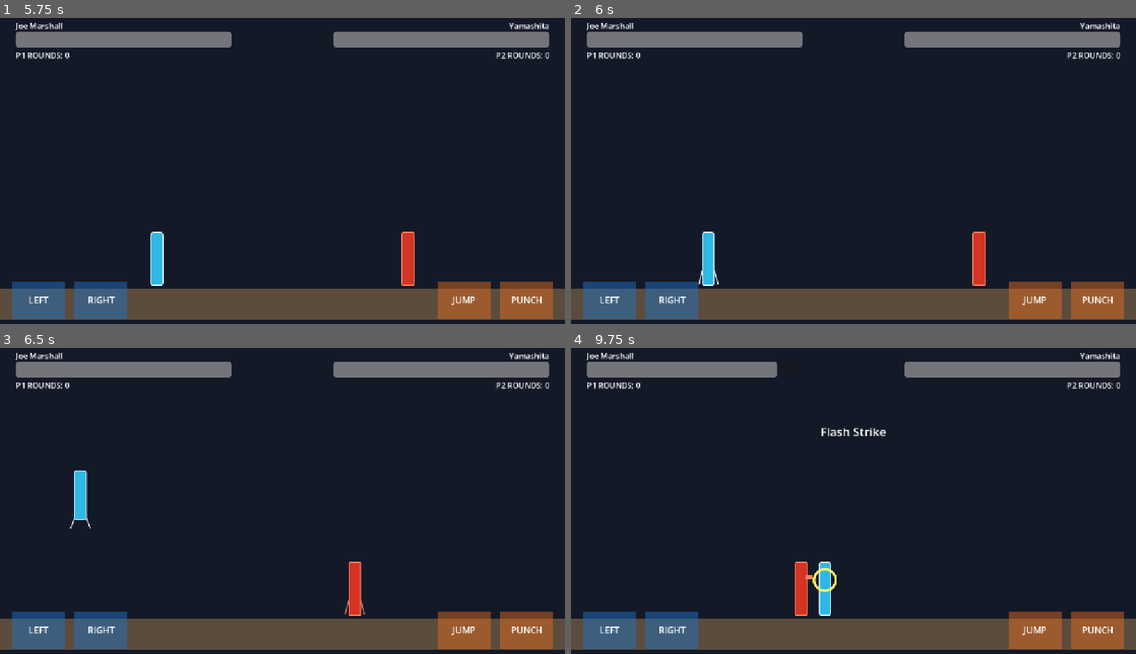
Above: before the commit, frames 1-4 (two rows, left to right).
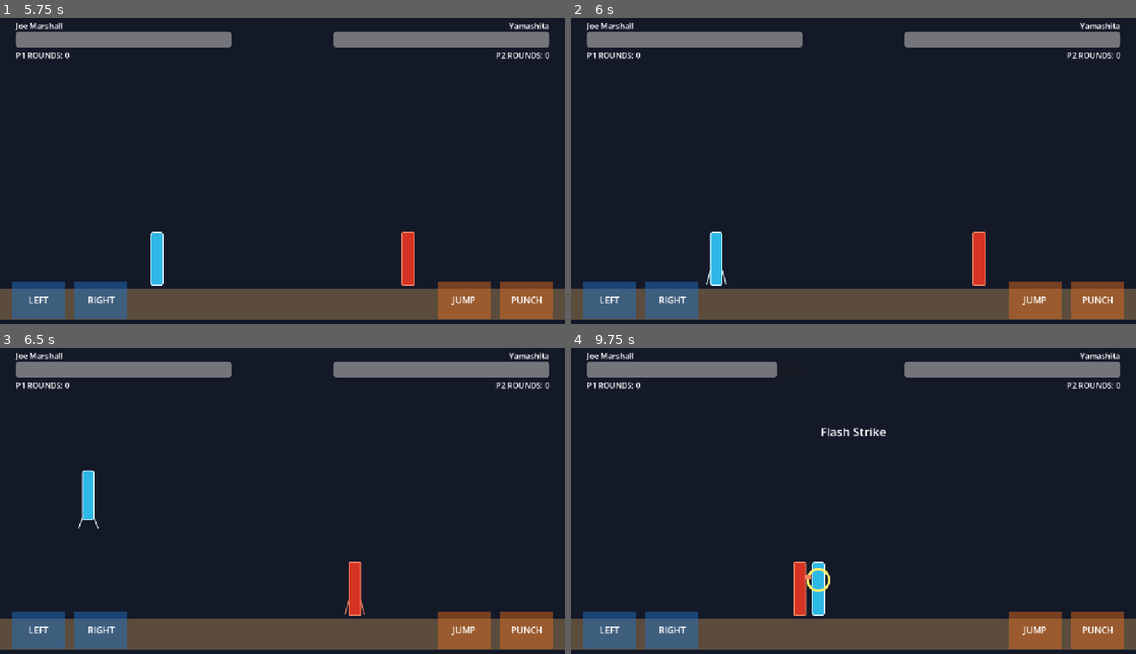
Above: after the commit, the same moments.

Repository: NZach44/Samurai-cop
Game: Godot game, scene res://scenes/arenas/test_arena.tscn
The game is run twice, just before and just after one commit, with the same random seed, the same clock (stepped at 60 frames per second) and the same inputs.
Inputs:
- Up to frame 1 (5.75 s): hold D (p1_right) 0.53-2.03 s; tap H (p1_block) at 0.6, 1.35, 2.3, 3.05, 3.8, 4.55, 5.3 s; tap W (p1_jump) at 0.77, 1.52, 3.02, 3.77, 4.52 s; tap Enter at 1.25, 2.75, 4.25 s; tap Space at 2, 3.5, 5 s; hold A (p1_left) 2.03-2.78 s; tap S (p1_crouch) at 2.1 s; hold D (p1_right) 2.78-4.28 s; tap G (p1_kick) at 2.85 s; tap F (p1_punch) at 3.6 s; hold A (p1_left) 4.28-5.03 s; tap Q (p1_special_1) at 4.35 s; hold D (p1_right) from 5.03 s (still down); tap E (p1_special_2) at 5.1 s
- Up to frame 2 (6 s): release D (p1_right) at 5.78 s; hold A (p1_left) from 5.78 s (still down); tap H (p1_block) at 5.85 s
- Up to frame 3 (6.5 s): keep holding A (p1_left); tap W (p1_jump) at 6.02 s
- Up to frame 4 (9.75 s): tap H (p1_block) at 6.6, 7.55, 8.3, 9.05 s; tap W (p1_jump) at 6.77, 7.52, 9.02 s; release A (p1_left) at 7.28 s; hold D (p1_right) 7.28-9.53 s; tap S (p1_crouch) at 7.35 s; tap G (p1_kick) at 8.1 s; tap F (p1_punch) at 8.85 s; hold A (p1_left) from 9.53 s (still down); tap Q (p1_special_1) at 9.6 s

Frame 1 is identical in both runs. In frame 2, 0.6% of the frame differs, in the area x 22-28%, y 69-88%; in frame 3, 0.6%; in frame 4, 0.7%, in the area x 39-47%, y 69-88%.

Commit message:
Milestone 12G

Diff:
--- a/assets/characters/joe_marshall/joe_marshall_frames.tres
+++ b/assets/characters/joe_marshall/joe_marshall_frames.tres
@@ -42,8 +42,17 @@
 atlas = ExtResource("1_sheet")
 region = Rect2(432, 0, 48, 128)
 
+[sub_resource type="AtlasTexture" id="AtlasTexture_block"]
+atlas = ExtResource("1_sheet")
+region = Rect2(480, 0, 48, 128)
+
 [resource]
 animations = [{
+"frames": [{"duration": 1.0, "texture": SubResource("AtlasTexture_block")}],
+"loop": true,
+"name": &"block",
+"speed": 5.0
+}, {
 "frames": [{"duration": 1.0, "texture": SubResource("AtlasTexture_crouch")}],
 "loop": true,
 "name": &"crouch",
--- a/assets/characters/joe_marshall/placeholder_sheet.svg
+++ b/assets/characters/joe_marshall/placeholder_sheet.svg
@@ -1,4 +1,4 @@
-<svg xmlns="http://www.w3.org/2000/svg" width="480" height="128" viewBox="0 0 480 128">
+<svg xmlns="http://www.w3.org/2000/svg" width="528" height="128" viewBox="0 0 528 128">
   <g fill="#2eb8e6" stroke="#e8fbff" stroke-width="2">
     <rect x="12" y="14" width="24" height="108" rx="5"/>
     <rect x="56" y="14" width="24" height="108" rx="5"/><path d="M56 90 49 120M80 90 88 120"/>
@@ -10,5 +10,6 @@
     <rect x="340" y="91" width="40" height="24" rx="5"/>
     <rect x="396" y="14" width="24" height="108" rx="5"/><path d="M418 78 431 68" stroke-width="9"/>
     <rect x="444" y="58" width="24" height="64" rx="5"/>
+    <rect x="492" y="14" width="24" height="108" rx="5"/><path d="M516 38v54M516 48l11 9M516 82l11-9" stroke-width="7"/>
   </g>
 </svg>
--- a/assets/characters/yamashita/placeholder_sheet.svg
+++ b/assets/characters/yamashita/placeholder_sheet.svg
@@ -1,4 +1,4 @@
-<svg xmlns="http://www.w3.org/2000/svg" width="480" height="128" viewBox="0 0 480 128">
+<svg xmlns="http://www.w3.org/2000/svg" width="528" height="128" viewBox="0 0 528 128">
   <g fill="#e05d4f" stroke="#fff0dc" stroke-width="2">
     <rect x="12" y="14" width="24" height="108" rx="2"/>
     <rect x="56" y="14" width="24" height="108" rx="2"/><path d="M56 90 49 120M80 90 88 120"/>
@@ -10,5 +10,6 @@
     <rect x="340" y="91" width="40" height="24" rx="2"/>
     <rect x="396" y="14" width="24" height="108" rx="2"/><path d="M418 78 431 68" stroke-width="9"/>
     <rect x="444" y="58" width="24" height="64" rx="2"/>
+    <rect x="492" y="14" width="24" height="108" rx="2"/><path d="M516 38v54M516 48l11 9M516 82l11-9" stroke-width="7"/>
   </g>
 </svg>
--- a/assets/characters/yamashita/yamashita_frames.tres
+++ b/assets/characters/yamashita/yamashita_frames.tres
@@ -42,8 +42,17 @@
 atlas = ExtResource("1_sheet")
 region = Rect2(432, 0, 48, 128)
 
+[sub_resource type="AtlasTexture" id="AtlasTexture_block"]
+atlas = ExtResource("1_sheet")
+region = Rect2(480, 0, 48, 128)
+
 [resource]
 animations = [{
+"frames": [{"duration": 1.0, "texture": SubResource("AtlasTexture_block")}],
+"loop": true,
+"name": &"block",
+"speed": 5.0
+}, {
 "frames": [{"duration": 1.0, "texture": SubResource("AtlasTexture_crouch")}],
 "loop": true,
 "name": &"crouch",
--- a/scenes/arenas/test_arena.tscn
+++ b/scenes/arenas/test_arena.tscn
@@ -55,6 +55,7 @@
 left_action = &"p2_left"
 right_action = &"p2_right"
 jump_action = &"p2_jump"
+block_action = &"p2_block"
 punch_action = &"p2_punch"
 kick_action = &"p2_kick"
 opponent = NodePath("../Fighter1")
--- a/scripts/fighters/fighter.gd
+++ b/scripts/fighters/fighter.gd
@@ -28,6 +28,7 @@
 const ANIMATION_WALK: StringName = &"walk"
 const ANIMATION_JUMP: StringName = &"jump"
 const ANIMATION_CROUCH: StringName = &"crouch"
+const ANIMATION_BLOCK: StringName = &"block"
 const ANIMATION_PUNCH: StringName = &"punch"
 const ANIMATION_KICK: StringName = &"kick"
 const ANIMATION_HURT: StringName = &"hurt"
@@ -47,6 +48,7 @@
 @export var right_action: StringName = &"p1_right"
 @export var jump_action: StringName = &"p1_jump"
 @export var crouch_action: StringName = &"p1_crouch"
+@export var block_action: StringName = &"p1_block"
 @export var punch_action: StringName = &"p1_punch"
 @export var kick_action: StringName = &"p1_kick"
 @export var special_1_action: StringName = &"p1_special_1"
@@ -66,6 +68,9 @@
 @export var kick_hitbox_height: float = 40.0
 @export var kick_hitbox_offset_x: float = 58.0
 @export var crouch_hurtbox_height: float = 72.0
+@export_range(0.0, 1.0, 0.05) var blocked_damage_multiplier: float = 0.20
+@export var block_stun_duration: float = 0.16
+@export_range(0.0, 1.0, 0.05) var block_knockback_multiplier: float = 0.40
 
 @onready var visuals: Node2D = $Visuals
 @onready var animated_sprite: AnimatedSprite2D = $Visuals/AnimatedSprite2D
@@ -95,6 +100,9 @@
 var punch_attack: NormalAttackData
 var kick_attack: NormalAttackData
 var is_crouching: bool = false
+var is_blocking: bool = false
+var is_in_block_stun: bool = false
+var block_stun_time_remaining: float = 0.0
 var standing_hurtbox_size: Vector2
 var standing_hurtbox_position: Vector2
 
@@ -122,6 +130,8 @@
 			velocity.x = 0.0
 	elif is_in_hit_stun:
 		_update_hit_stun(delta)
+	elif is_in_block_stun:
+		_update_block_stun(delta)
 	elif controls_enabled:
 		_handle_control_input(delta)
 	else:
@@ -144,6 +154,7 @@
 			Input.get_axis(left_action, right_action),
 			Input.is_action_just_pressed(jump_action),
 			Input.is_action_pressed(crouch_action),
+			Input.is_action_pressed(block_action),
 			Input.is_action_just_pressed(punch_action),
 			Input.is_action_just_pressed(kick_action),
 			Input.is_action_just_pressed(special_1_action),
@@ -153,7 +164,7 @@
 
 func _handle_cpu_input(delta: float) -> void:
 	if not is_instance_valid(opponent):
-		_apply_control_input(0.0, false, false, false, false, false, false)
+		_apply_control_input(0.0, false, false, false, false, false, false, false)
 		return
 
 	var horizontal_distance: float = opponent.global_position.x - global_position.x
@@ -170,6 +181,7 @@
 	)
 	_apply_control_input(
 		cpu_controller.move_direction,
+		false,
 		false,
 		false,
 		cpu_controller.consume_punch_request(),
@@ -183,13 +195,21 @@
 	move_direction: float,
 	jump_requested: bool,
 	crouch_held: bool,
+	block_held: bool,
 	punch_requested: bool,
 	kick_requested: bool,
 	special_1_requested: bool,
 	special_2_requested: bool
 ) -> void:
 	if not is_attacking:
-		_set_crouching(crouch_held and is_on_floor() and controls_enabled)
+		var should_crouch: bool = crouch_held and is_on_floor() and controls_enabled
+		if is_blocking and block_held:
+			should_crouch = false
+		_set_crouching(should_crouch)
+		_set_blocking(block_held and _can_enter_block())
+	if is_blocking:
+		velocity.x = 0.0
+		return
 	if is_crouching:
 		velocity.x = 0.0
 		return
@@ -215,6 +235,12 @@
 	hit_stun_time_remaining = maxf(hit_stun_time_remaining - delta, 0.0)
 	if is_zero_approx(hit_stun_time_remaining):
 		is_in_hit_stun = false
+
+
+func _update_block_stun(delta: float) -> void:
+	block_stun_time_remaining = maxf(block_stun_time_remaining - delta, 0.0)
+	if is_zero_approx(block_stun_time_remaining):
+		is_in_block_stun = false
 
 
 func _face_opponent() -> void:
@@ -376,6 +402,8 @@
 		and not is_in_hit_stun
 		and not is_attacking
 		and not is_crouching
+		and not is_blocking
+		and not is_in_block_stun
 	)
 
 
@@ -445,19 +473,50 @@
 ) -> void:
 	if is_defeated:
 		return
-
-	var previous_health: int = current_health
-	current_health = clampi(current_health - damage, 0, max_health)
-	health_changed.emit(current_health, max_health)
-
-	var knockback_direction: float = signf(global_position.x - attacker.global_position.x)
-	velocity.x = knockback_direction * knockback_speed
+	if _can_block_attack(attacker):
+		_resolve_block(damage, knockback_speed, attacker, attack_name)
+	else:
+		_resolve_normal_hit(damage, knockback_speed, attacker, attack_name)
+
+
+func _resolve_block(
+	damage: int,
+	knockback_speed: float,
+	attacker: Fighter,
+	attack_name: String
+) -> void:
+	_set_blocking(false)
+	is_in_block_stun = true
+	block_stun_time_remaining = block_stun_duration
+	var blocked_damage: int = maxi(roundi(float(damage) * blocked_damage_multiplier), 0)
+	var damage_dealt: int = _apply_damage(blocked_damage)
+	_apply_knockback(attacker, knockback_speed * block_knockback_multiplier)
+	print("BLOCKED: %s blocked %s from %s for %d damage (%d health remaining)" % [
+		get_display_name(),
+		attack_name,
+		attacker.get_display_name(),
+		damage_dealt,
+		current_health,
+	])
+	_finish_damage_resolution()
+
+
+func _resolve_normal_hit(
+	damage: int,
+	knockback_speed: float,
+	attacker: Fighter,
+	attack_name: String
+) -> void:
+	_set_blocking(false)
+	is_in_block_stun = false
+	block_stun_time_remaining = 0.0
+	var damage_dealt: int = _apply_damage(damage)
+	_apply_knockback(attacker, knockback_speed)
 	is_in_hit_stun = true
 	hit_stun_time_remaining = hit_stun_duration
 	if control_mode == ControlMode.CPU:
 		cpu_controller.stop()
 
-	var damage_dealt: int = previous_health - current_health
 	if attack_name == "Punch":
 		print("PUNCH HIT: %s hit %s for %d damage (%d health remaining)" % [
 			attacker.get_display_name(),
@@ -480,7 +539,53 @@
 			damage_dealt,
 			current_health,
 		])
-
+	_finish_damage_resolution()
+
+
+func _apply_damage(damage: int) -> int:
+	var previous_health: int = current_health
+	current_health = clampi(current_health - maxi(damage, 0), 0, max_health)
+	health_changed.emit(current_health, max_health)
+	return previous_health - current_health
+
+
+func _apply_knockback(attacker: Fighter, knockback_speed: float) -> void:
+	var knockback_direction: float = signf(global_position.x - attacker.global_position.x)
+	velocity.x = knockback_direction * knockback_speed
+
+
+func _can_block_attack(attacker: Fighter) -> bool:
+	if (
+		not is_blocking
+		or is_crouching
+		or is_in_hit_stun
+		or is_in_block_stun
+		or is_attacking
+		or is_defeated
+		or not controls_enabled
+		or not is_on_floor()
+	):
+		return false
+	var attacker_direction: float = signf(attacker.global_position.x - global_position.x)
+	return not is_zero_approx(attacker_direction) and is_equal_approx(
+		attacker_direction,
+		facing_direction
+	)
+
+
+func _can_enter_block() -> bool:
+	return (
+		controls_enabled
+		and is_on_floor()
+		and not is_crouching
+		and not is_attacking
+		and not is_in_hit_stun
+		and not is_in_block_stun
+		and not is_defeated
+	)
+
+
+func _finish_damage_resolution() -> void:
 	if current_health == 0:
 		is_defeated = true
 		_cancel_attack()
@@ -496,6 +601,9 @@
 	is_defeated = false
 	is_in_hit_stun = false
 	hit_stun_time_remaining = 0.0
+	is_in_block_stun = false
+	block_stun_time_remaining = 0.0
+	_set_blocking(false)
 	_set_crouching(false)
 	_cancel_attack()
 	cpu_controller.reset_for_round()
@@ -505,6 +613,9 @@
 func set_controls_enabled(enabled: bool) -> void:
 	controls_enabled = enabled
 	if not enabled:
+		is_in_block_stun = false
+		block_stun_time_remaining = 0.0
+		_set_blocking(false)
 		_set_crouching(false)
 		cpu_controller.stop()
 		_cancel_attack()
@@ -591,11 +702,20 @@
 	_update_animation()
 
 
+func _set_blocking(blocking: bool) -> void:
+	if is_blocking == blocking:
+		return
+	is_blocking = blocking
+	_update_animation()
+
+
 func _update_animation() -> void:
 	if is_defeated:
 		_play_animation_if_available(ANIMATION_KO)
 	elif is_in_hit_stun:
 		_play_animation_if_available(ANIMATION_HURT)
+	elif is_in_block_stun or is_blocking:
+		_play_animation_if_available(ANIMATION_BLOCK)
 	elif is_attacking:
 		_play_animation_if_available(active_attack_animation)
 	elif not is_on_floor():
Not shown: 1 places in assets/characters/joe_marshall/joe_marshall_frames.tres that only renumber resources
Not shown: 1 places in assets/characters/yamashita/yamashita_frames.tres that only renumber resources
